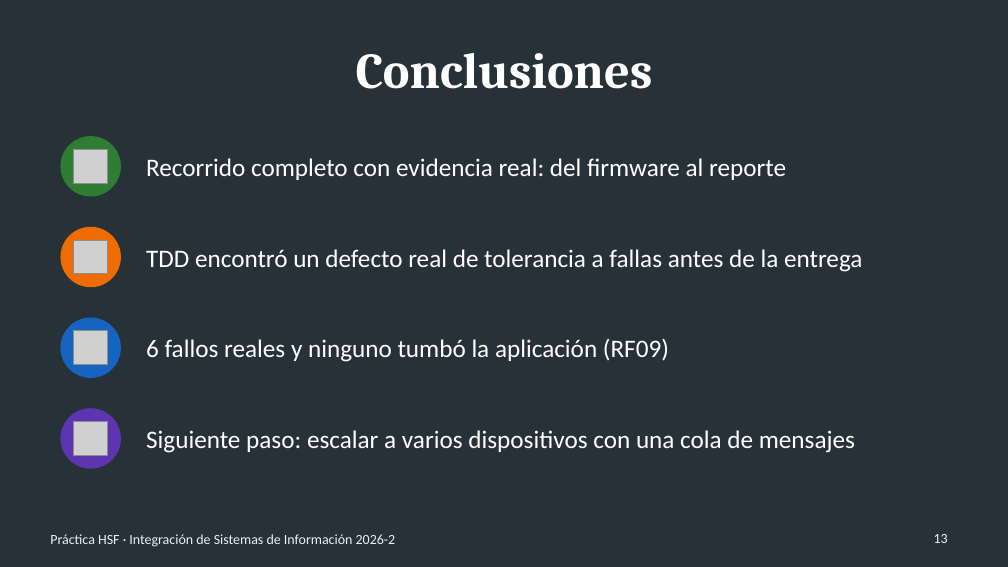
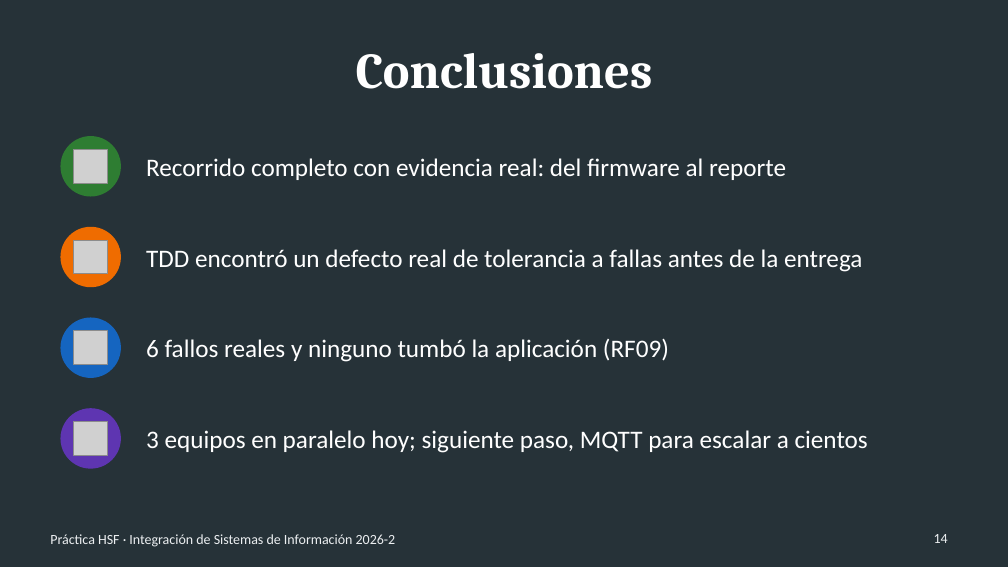
Before and after one commit to Facabore/practica-hsf-segundo-corte, a slide deck: slide 14 of docs/Diapositivas_Video_SegundoCorte.pptx (slide 13 before the commit). Drawn at 1008x567 pixels with LibreOffice and Linux fonts; fonts in the diff are those of the drawing; grey boxes stand for pictures. Boxes give left, top, right and bottom in pixels: in the first picture for what was removed or moved away, otherwise in the second. Text is boxed around its words. In the diff, an @@ line names an element or a change of style, - is before the commit and + after.

```diff
--- a/docs/Diapositivas_Video_SegundoCorte.pptx
+++ b/docs/Diapositivas_Video_SegundoCorte.pptx
@@ text at (146,430,868,453): text changed @@
-Siguiente paso: escalar a varios dispositivos con una cola de mensajes
+3 equipos en paralelo hoy; siguiente paso, MQTT para escalar a cientos
@@ page number at (934,534,948,543): text changed @@
-13
+14
```
Also in this commit, not shown: 5 other slides changed, 1 slide added, 8 other files.
